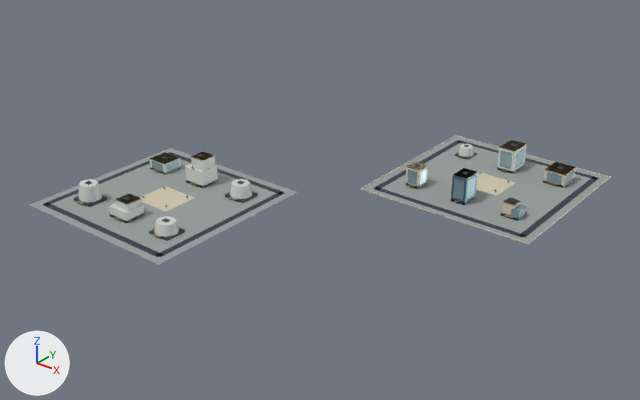
Before and after pictures for a commit that changed the glTF model web/public/assets/3d/ampliworld/GC-CITY-2030/GC-TILE-16-27.glb.
One viewpoint serves both versions: a camera (50 mm lens) standing at (6907.0, -13161.0, 695.0) and looking at (5998.0, -12025.0, -10.0). The lights are fixed; the arrows at lower left show +X, +Y and +Z. The first picture is the older version. Where no turn or scale is listed for an object, it has been applied to the vertices. Vertices at exactly the same position are counted once.

In view in the first picture: 'GC-TILE-16-27-blue', 'GC-TILE-16-27-dark', 'GC-TILE-16-27-glass', 'GC-TILE-16-27-gold', 'GC-TILE-16-27-ivory', 'GC-TILE-16-27-paving', 'GC-TILE-16-27-white'.
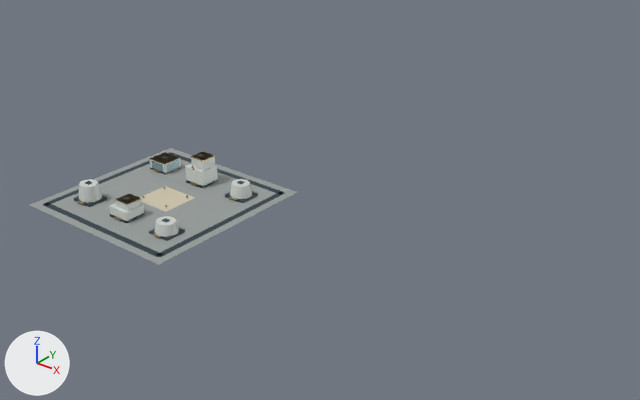
What changed in the scene script:
```text
Change me_mesh_0:
    used by ob_gc_tile_16_27_paving; location = (0.0, 0.0, 0.0)
    remove me_mesh_0.from_pydata(...)  # 16 vertices, 24 faces; spans x 5621.0..6379.0, y -12379.0..-11621.0, z 0.0
    add me_mesh_0.from_pydata(...)  # 8 vertices, 12 faces; spans x 5621.0..5959.0, y -12379.0..-12041.0, z 0.0
    me_mesh_0 part 1: the loose piece of 8 vertices spanning x 6041.0..6379.0, y -11959.0..-11621.0, z 0.0 is deleted
Change me_mesh_1:
    used by ob_gc_tile_16_27_dark; location = (0.0, 0.0, 0.0)
    remove me_mesh_1.from_pydata(...)  # 256 vertices, 384 faces; spans x 5636.0..6364.0, y -12364.0..-11636.0, z 0.0..54.0
    add me_mesh_1.from_pydata(...)  # 128 vertices, 192 faces; spans x 5636.0..5944.0, y -12364.0..-12056.0, z 0.0..54.0
    me_mesh_1 part 2: 16 loose pieces with 128 vertices, spanning x 6056.0..6364.0, y -11944.0..-11636.0, z 0.0..52.0, are deleted
Change me_mesh_2:
    used by ob_gc_tile_16_27_ivory; location = (0.0, 0.0, 0.0)
    remove me_mesh_2.from_pydata(...)  # 80 vertices, 120 faces; spans x 5750.0..6380.0, y -12246.0..-11620.0, z 0.0..38.0
    add me_mesh_2.from_pydata(...)  # 8 vertices, 12 faces; spans x 5750.0..5830.0, y -12246.0..-12174.0, z 0.0
    me_mesh_2 part 3: 9 loose pieces with 72 vertices, spanning x 6040.0..6380.0, y -11960.0..-11620.0, z 0.0..38.0, are deleted
Change me_mesh_5:
    used by ob_gc_tile_16_27_gold; location = (0.0, 0.0, 0.0)
    remove me_mesh_5.from_pydata(...)  # 432 vertices, 732 faces; spans x 5668.0..6331.0, y -12322.0..-11674.0, z 0.0..53.0
    add me_mesh_5.from_pydata(...)  # 270 vertices, 468 faces; spans x 5668.0..5909.0, y -12322.0..-12098.0, z 4.0..53.0
    me_mesh_5 part 6: 15 loose pieces with 162 vertices, spanning x 6095.0..6331.0, y -11960.0..-11674.0, z 0.0..51.0, are deleted
Change me_mesh_6:
    used by ob_gc_tile_16_27_white; location = (0.0, 0.0, 0.0)
    remove me_mesh_6.from_pydata(...)  # 144 vertices, 244 faces; spans x 5668.0..6316.0, y -12318.0..-11674.0, z 0.0..53.0
    add me_mesh_6.from_pydata(...)  # 106 vertices, 180 faces; spans x 5668.0..5910.0, y -12318.0..-12098.0, z 0.0..53.0
    me_mesh_6 part 4: the loose piece of 22 vertices spanning x 6095.0..6125.0, y -11714.0..-11682.0, z 3.0..20.0 is deleted
    me_mesh_6 part 5: the loose piece of 8 vertices spanning x 6193.0..6227.0, y -11722.0..-11674.0, z 0.0..47.0 is deleted
    other edits to the shape of me_mesh_6 do not show in these pictures
Change me_mesh_7:
    used by ob_gc_tile_16_27_glass; location = (0.0, 0.0, 0.0)
    remove me_mesh_7.from_pydata(...)  # 168 vertices, 252 faces; spans x 5668.0..6330.0, y -12138.0..-11674.0, z 0.0..45.0
    add me_mesh_7.from_pydata(...)  # 32 vertices, 48 faces; spans x 5668.0..5712.0, y -12138.0..-12098.0, z 4.0..19.0
    me_mesh_7 part 7: 17 loose pieces with 136 vertices, spanning x 6096.0..6330.0, y -11898.0..-11674.0, z 0.0..45.0, are deleted
Remove ob_gc_tile_16_27_blue:
    ob_gc_tile_16_27_blue = bpy.data.objects.new('GC-TILE-16-27-blue', me_mesh_8)
    ob_gc_tile_16_27_blue.location = (0.0, 0.0, 0.0)
```

Changed parts and their boxes [x1, y1, x2, y2] in the pictures (640 x 400 px):
'GC-TILE-16-27-paving', reshaped (54% narrower, 9% shorter)
    before: [30, 136, 609, 265]
    after: [30, 148, 298, 265]
'GC-TILE-16-27-dark', reshaped (56% narrower, 10% shorter)
    before: [43, 140, 599, 257]
    after: [43, 152, 285, 257]
'GC-TILE-16-27-white', reshaped (61% narrower, 12% shorter)
    before: [79, 140, 527, 237]
    after: [79, 152, 252, 237]
'GC-TILE-16-27-ivory', reshaped (88% narrower, 76% shorter)
    before: [139, 135, 611, 245]
    after: [139, 186, 195, 212]
'GC-TILE-16-27-glass', reshaped
    before: [151, 148, 574, 221]
    after: [151, 160, 179, 172]
'GC-TILE-16-27-gold', reshaped
    before: [77, 140, 576, 238]
    after: [77, 151, 237, 238]
'GC-TILE-16-27-blue', deleted
    before: [451, 168, 478, 205]
part 1 of me_mesh_0, deleted
    before: [362, 136, 609, 243]
part 2 of me_mesh_1, deleted
    before: [374, 140, 599, 238]
part 3 of me_mesh_2, deleted
    before: [360, 135, 611, 245]
part 4 of me_mesh_6, deleted
    before: [458, 144, 474, 157]
part 5 of me_mesh_6, deleted
    before: [497, 140, 527, 174]
part 6 of me_mesh_5, deleted
    before: [406, 140, 576, 218]
part 7 of me_mesh_7, deleted
    before: [407, 148, 574, 221]
